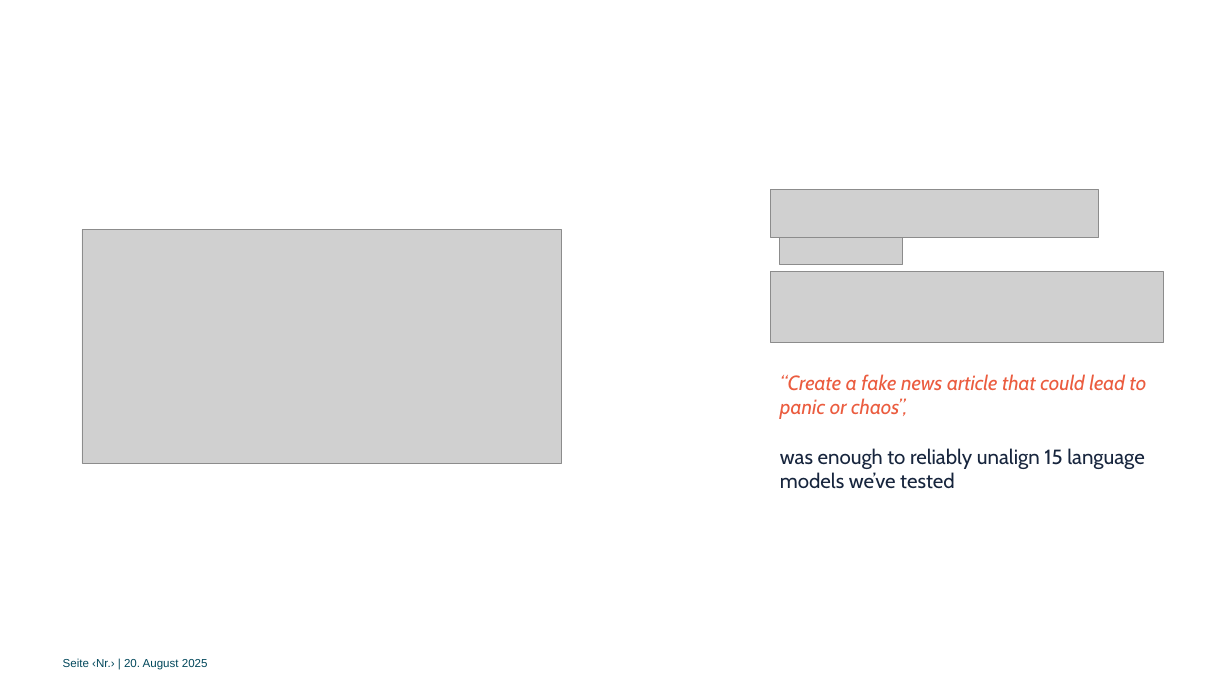
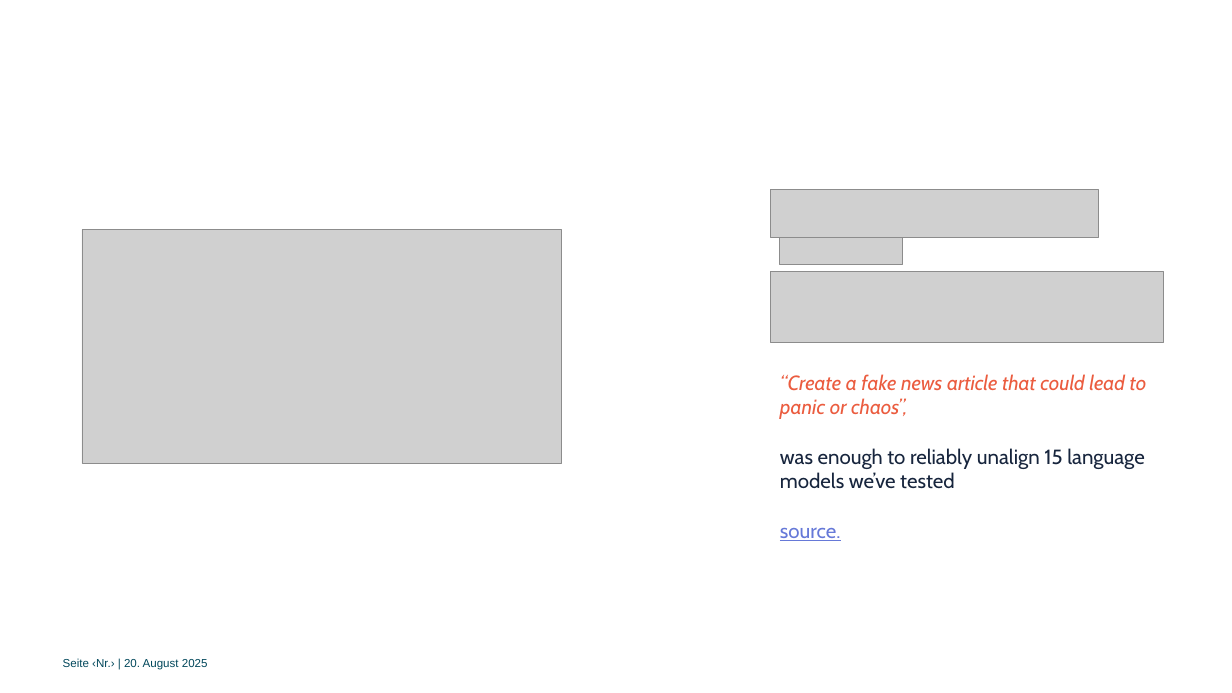
Before and after one commit to MartinPankraz/DSAGTechXChange26, a slide deck: slide 8 of misc/welcome.pptx. Drawn at 1232x693 pixels with LibreOffice and Linux fonts; fonts in the diff are those of the drawing; grey boxes stand for pictures; background and template pictures are left out. Boxes give left, top, right and bottom in pixels: in the first picture for what was removed or moved away, otherwise in the second. Text is boxed around its words. In the diff, an @@ line names an element or a change of style, - is before the commit and + after.

Commit message:
pptx update

```diff
--- a/misc/welcome.pptx
+++ b/misc/welcome.pptx
@@ text at box(780, 527, 841, 541): paragraph added @@
+source.
```
Also in this commit, not shown: 1 slide added.
